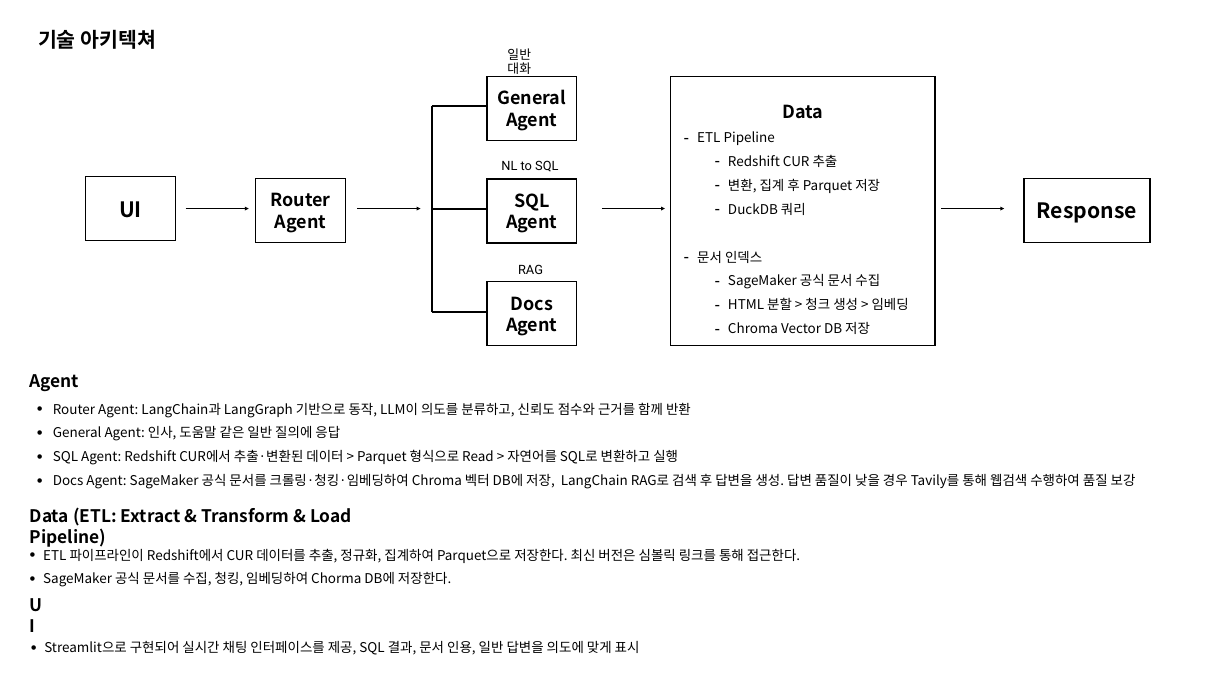
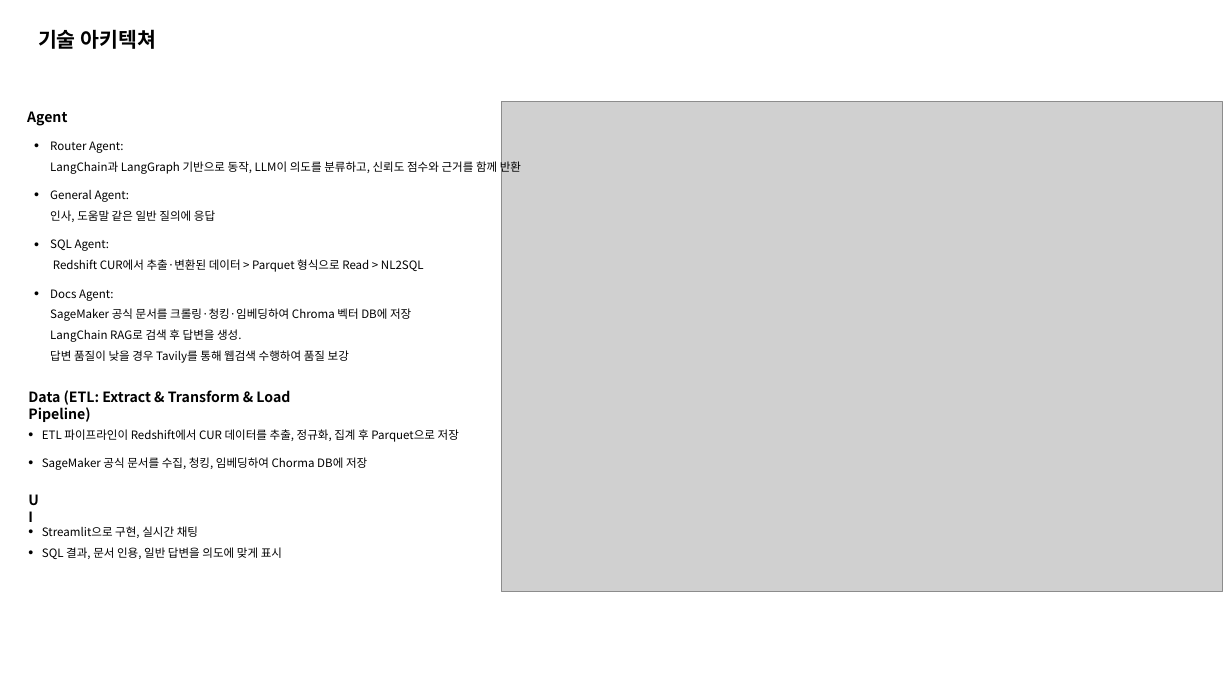
Before and after one commit to wynter122/finops-rag-agent, a slide deck: slide 3 of documentation/finops-ai-agent.pptx. Drawn at 1232x693 pixels with LibreOffice and Linux fonts; fonts in the diff are those of the drawing; grey boxes stand for pictures. Boxes give left, top, right and bottom in pixels: in the first picture for what was removed or moved away, otherwise in the second. Text is boxed around its words. In the diff, an @@ line names an element or a change of style, - is before the commit and + after.

Commit message:
update ppt

```diff
--- a/documentation/finops-ai-agent.pptx
+++ b/documentation/finops-ai-agent.pptx
@@ text removed at bbox=[507, 48, 531, 77] @@
-일반 대화
@@ rectangle removed at bbox=[487, 76, 577, 140] @@
-General
-Agent
@@ rectangle removed at bbox=[671, 76, 935, 346] @@
-Data
@@ size 27 to 22 pt in 3 elements at bbox=[26, 498, 45, 519], bbox=[28, 390, 290, 422], bbox=[27, 111, 67, 126] @@
@@ text "Agent": place and size @@
-text "Agent" at bbox=[30, 374, 80, 392]
+text "Agent" at bbox=[27, 111, 67, 126]
@@ line removed from (432, 106) to (487, 106) @@
@@ line removed from (432, 312) to (432, 106) @@
@@ picture added at bbox=[501, 102, 1222, 592] @@
@@ text "Router Agent: LangChain과 LangGraph 기반으로 ...": place and size @@
-text "Router Agent: LangChain과 LangGraph 기반으로 ..." at bbox=[53, 402, 1136, 489]
+text "Router Agent: LangChain과 LangGraph 기반으로 ..." at bbox=[50, 141, 521, 363]
@@ text at bbox=[50, 141, 521, 222]: size 21 to 18 pt in "Router Agent: LangChain과 LangGraph 기반으로 동작, LLM이 ...", "General Agent: 인사, 도움말 같은 일반 질의에 ..."; line spacing 1 to 1.5 @@
@@ text removed at bbox=[697, 131, 909, 334] @@
-– ETL Pipeline
-  – Redshift CUR 추출
-  – 변환, 집계 후 Parquet 저장
-  – DuckDB 쿼리
-– 문서 인덱스
-  – SageMaker 공식 문서 수집
-  – HTML 분할 > 청크 생성 > 임베딩
-  – Chroma Vector DB 저장
@@ rectangle removed at bbox=[86, 176, 176, 241] @@
-UI
@@ rectangle removed at bbox=[256, 178, 346, 243] @@
-Router
-Agent
@@ rectangle removed at bbox=[487, 179, 577, 243] @@
-SQL
-Agent
@@ text removed at bbox=[501, 160, 558, 172] @@
-NL to SQL
@@ rectangle removed at bbox=[1024, 178, 1150, 243] @@
-Response
@@ arrow removed from (186, 208) to (249, 208) @@
@@ arrow removed from (358, 208) to (420, 208) @@
@@ line removed from (432, 209) to (487, 209) @@
@@ arrow removed from (602, 208) to (665, 208) @@
@@ arrow removed from (941, 208) to (1004, 208) @@
@@ text at bbox=[50, 239, 424, 363]: text changed; size 21 to 18 pt @@
-• SQL Agent: Redshift CUR에서 추출·변환된 데이터 > Parquet 형식으로 Read > 자연어를 SQL로 변환하고 실행
-• Docs Agent: SageMaker 공식 문서를 크롤링·청킹·임베딩하여 Chroma 벡터 DB에 저장, LangChain RAG로 검색 후 답변을 생성. 답변 품질이 낮을 경우 Tavily를 통해 웹검색 수행하여 품질 보강
+• SQL Agent:
+  Redshift CUR에서 추출·변환된 데이터 > Parquet 형식으로 Read > NL2SQL
+• Docs Agent:
+  SageMaker 공식 문서를 크롤링·청킹·임베딩하여 Chroma 벡터 DB에 저장
+  LangChain RAG로 검색 후 답변을 생성.
+  답변 품질이 낮을 경우 Tavily를 통해 웹검색 수행하여 품질 보강
@@ text removed at bbox=[518, 264, 543, 274] @@
-RAG
@@ rectangle removed at bbox=[487, 281, 577, 346] @@
-Docs
-Agent
@@ line removed from (432, 312) to (487, 312) @@
@@ text "Data (ETL: Extract & Transform ...": place and size @@
-text "Data (ETL: Extract & Transform ..." at bbox=[30, 507, 352, 547]
+text "Data (ETL: Extract & Transform ..." at bbox=[28, 390, 290, 422]
@@ text at bbox=[42, 429, 459, 470]: text changed; size 21 to 18 pt @@
-• ETL 파이프라인이 Redshift에서 CUR 데이터를 추출, 정규화, 집계하여 Parquet으로 저장한다. 최신 버전은 심볼릭 링크를 통해 접근한다.
-• SageMaker 공식 문서를 수집, 청킹, 임베딩하여 Chorma DB에 저장한다.
+• ETL 파이프라인이 Redshift에서 CUR 데이터를 추출, 정규화, 집계 후 Parquet으로 저장
+• SageMaker 공식 문서를 수집, 청킹, 임베딩하여 Chorma DB에 저장
@@ text "UI": place and size @@
-text "UI" at bbox=[27, 602, 50, 627]
+text "UI" at bbox=[26, 498, 45, 519]
@@ text at bbox=[42, 526, 282, 559]: text changed; size 21 to 18 pt @@
-• Streamlit으로 구현되어 실시간 채팅 인터페이스를 제공, SQL 결과, 문서 인용, 일반 답변을 의도에 맞게 표시
+• Streamlit으로 구현, 실시간 채팅
+• SQL 결과, 문서 인용, 일반 답변을 의도에 맞게 표시
```
Also in this commit, not shown: 1 other slide changed.
